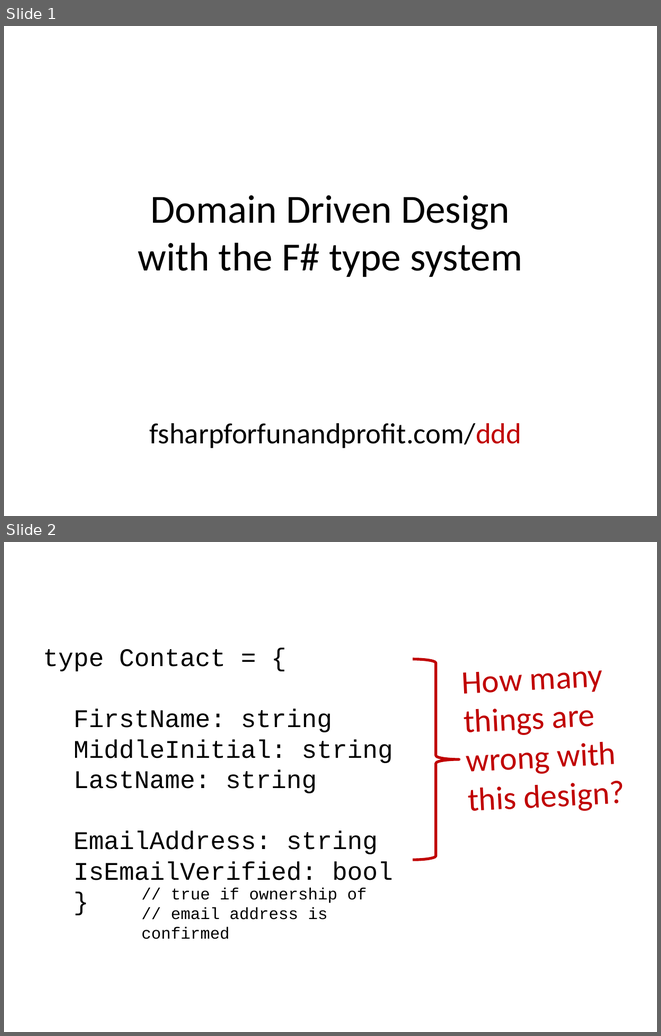
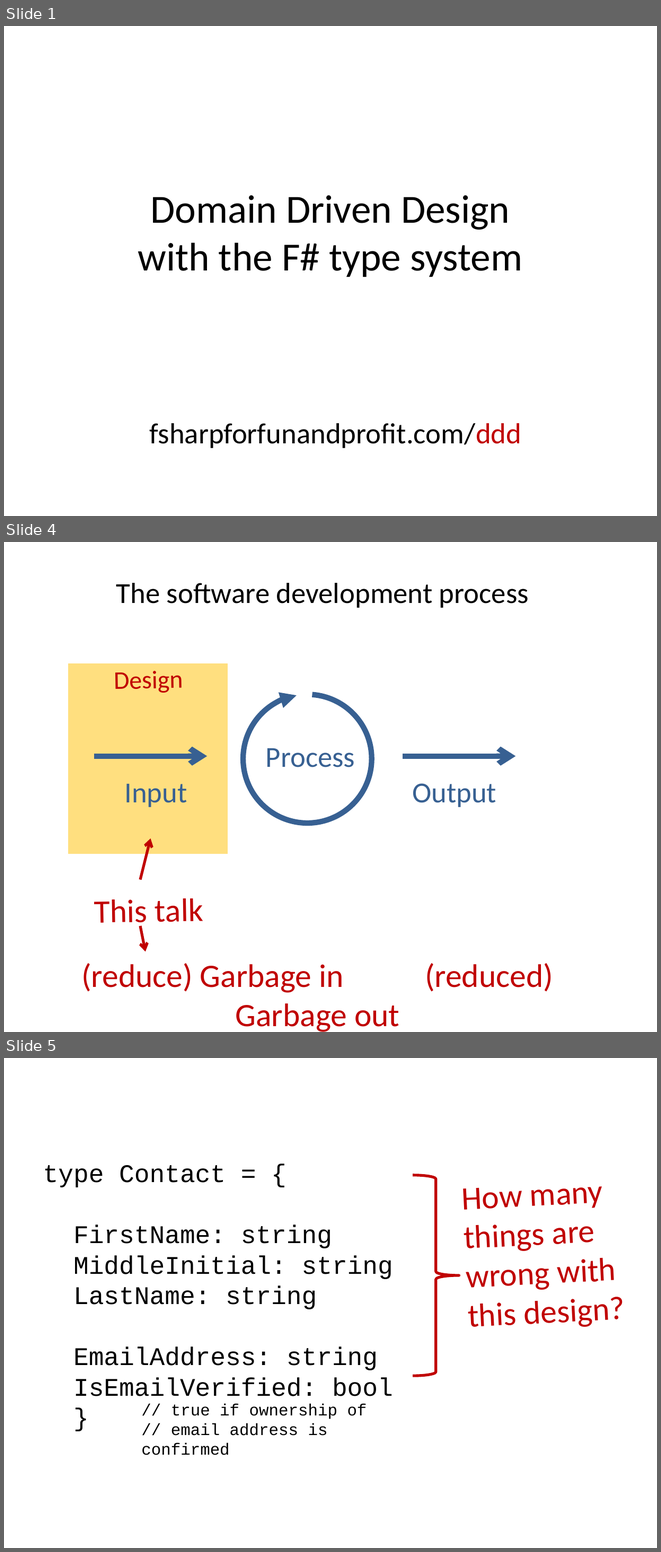
Before and after one commit to swlaschin/DomainModellingInFsharp, a slide deck: slides/3-ProgFsharp-DDD.pptx. Shown one above the other, each under a label of ours: slides 1 and 2 before the commit, slides 1, 4 and 5 after it; the slides between them are not shown. The pictures are 661x1036 and 661x1552 pixels, drawn with LibreOffice and Linux fonts; fonts in the diff are those of the drawing. Boxes give left, top, right and bottom in pixels: in the first picture for what was removed or moved away, otherwise in the second. Text is boxed around its words. In the diff, an @@ line names an element or a change of style, - is before the commit and + after.

```diff
--- a/slides/3-ProgFsharp-DDD.pptx
+++ b/slides/3-ProgFsharp-DDD.pptx
@@ slide 4 added at (4, 542, 657, 1032), background #FFFFFF @@
@@ text added at (116, 583, 529, 608), 32 pt, text #000000 @@
+The software development process
@@ rectangle added at (68, 663, 227, 854), fill #FFC000 at 50% opacity @@
@@ text added at (114, 671, 183, 693), 28 pt, text #C00000 @@
+Design
@@ arc (boxed as its full ellipse) added at (243, 694, 372, 823), outline #376092 6 pt @@
@@ text added at (266, 748, 355, 767), 32 pt, text #376092 @@
+Process
@@ arrow added from (94, 756) to (207, 756), #376092 6 pt @@
@@ arrow added from (403, 756) to (515, 756), #376092 6 pt @@
@@ text added at (124, 784, 187, 807), 32 pt, text #376092 @@
+Input
@@ text added at (412, 783, 496, 807), 32 pt, text #376092 @@
+Output
@@ arrow added from (140, 880) to (150, 838), #C00000 3 pt @@
@@ text added at (94, 898, 203, 930), 36 pt, text #C00000 @@
+This talk
@@ arrow added from (140, 926) to (146, 951), #C00000 3 pt @@
@@ text added at (81, 963, 553, 1032), 36 pt, text #C00000 @@
+(reduce) Garbage in (reduced) Garbage out
@@ what was slide 2 is now slide 5 @@
```
Also in this commit, not shown: 1 slide changed, 23 other slides added.
